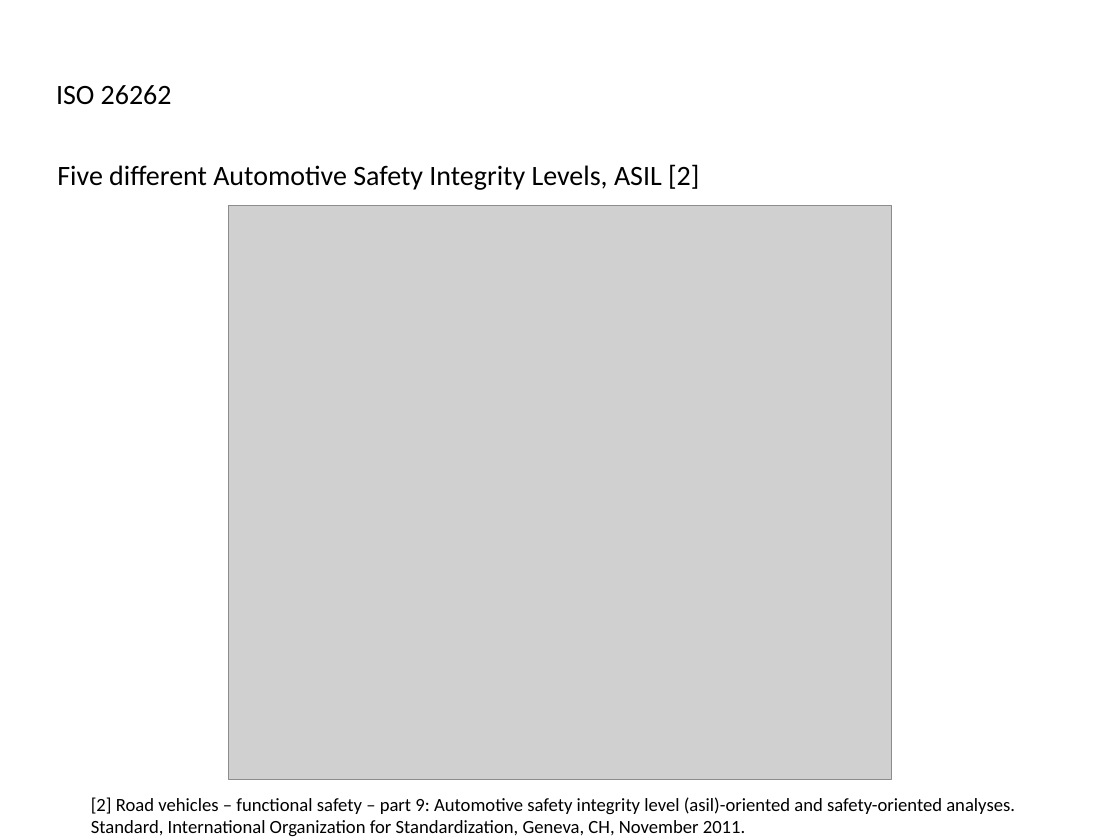
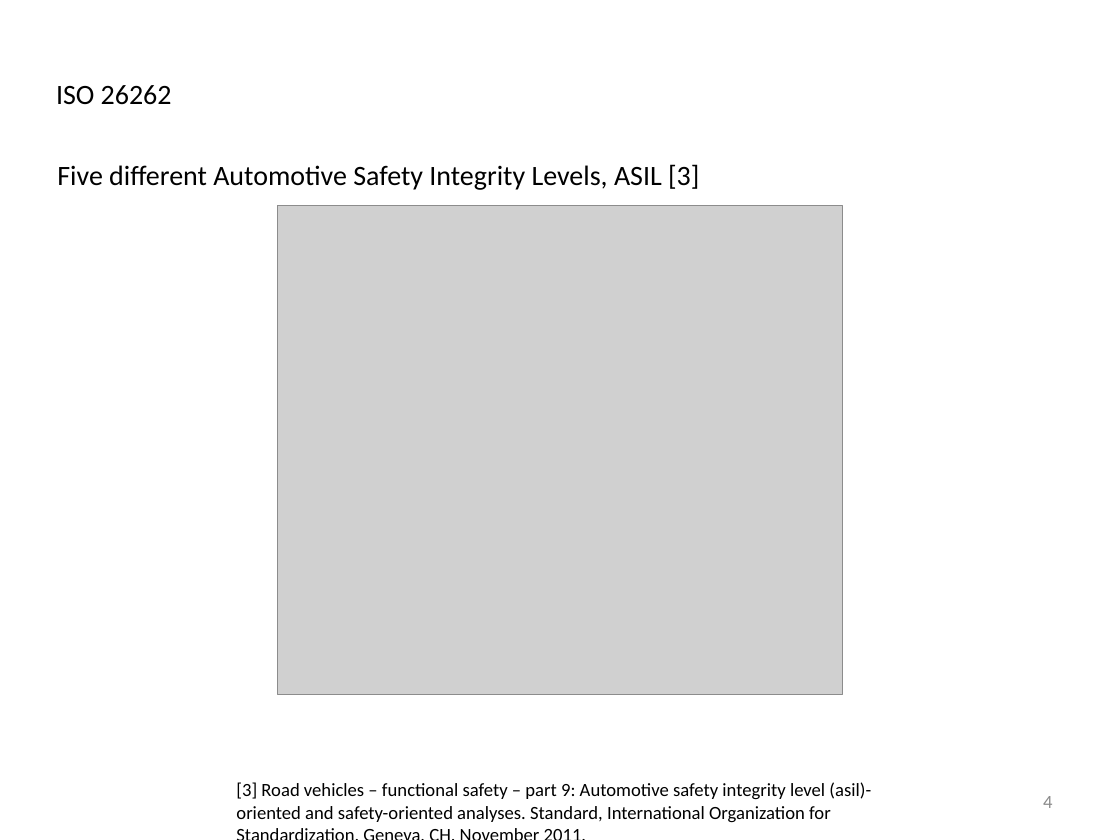
Before and after one commit to afcmrp/exjobb, a slide deck: slide 4 of Admin/presentation_20170317.odp (slide 3 before the commit). Drawn at 1120x840 pixels with LibreOffice and Linux fonts; fonts in the diff are those of the drawing; grey boxes stand for pictures; background and template pictures are left out. Boxes give left, top, right and bottom in pixels: in the first picture for what was removed or moved away, otherwise in the second. Text is boxed around its words. In the diff, an @@ line names an element or a change of style, - is before the commit and + after.

```diff
--- a/Admin/presentation_20170317.odp
+++ b/Admin/presentation_20170317.odp
@@ text at bbox=[57, 164, 699, 190]: text changed @@
-Five different Automotive Safety Integrity Levels, ASIL [2]
+Five different Automotive Safety Integrity Levels, ASIL [3]
@@ picture: place and size @@
-picture at bbox=[228, 205, 892, 780]
+picture at bbox=[278, 205, 842, 694]
@@ text at bbox=[236, 782, 871, 823]: text changed @@
-[2] Road vehicles – functional safety – part 9: Automotive safety integrity level (asil)-oriented and safety-oriented analyses. Standard, International Organization for Standardization, Geneva, CH, November 2011.
+[3] Road vehicles – functional safety – part 9: Automotive safety integrity level (asil)-oriented and safety-oriented analyses. Standard, International Organization for Standardization, Geneva, CH, November 2011.
@@ page number added at bbox=[1043, 796, 1052, 808], 12 pt, text #8B8B8B @@
+4
```
Also in this commit, not shown: 8 other slides changed, 4 slides added, 1 other file.
